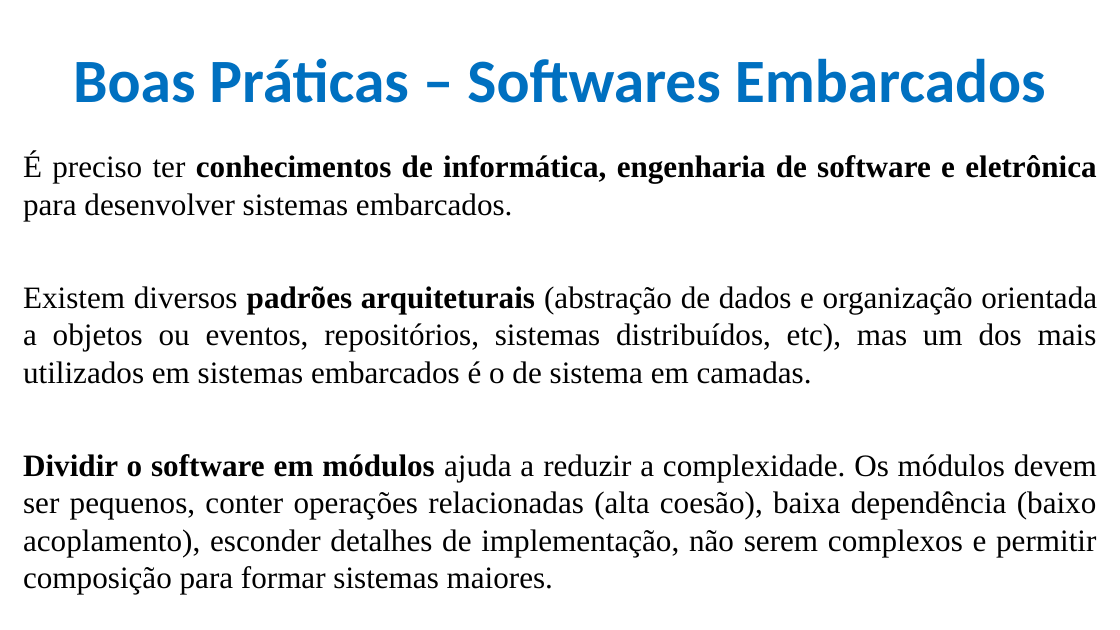
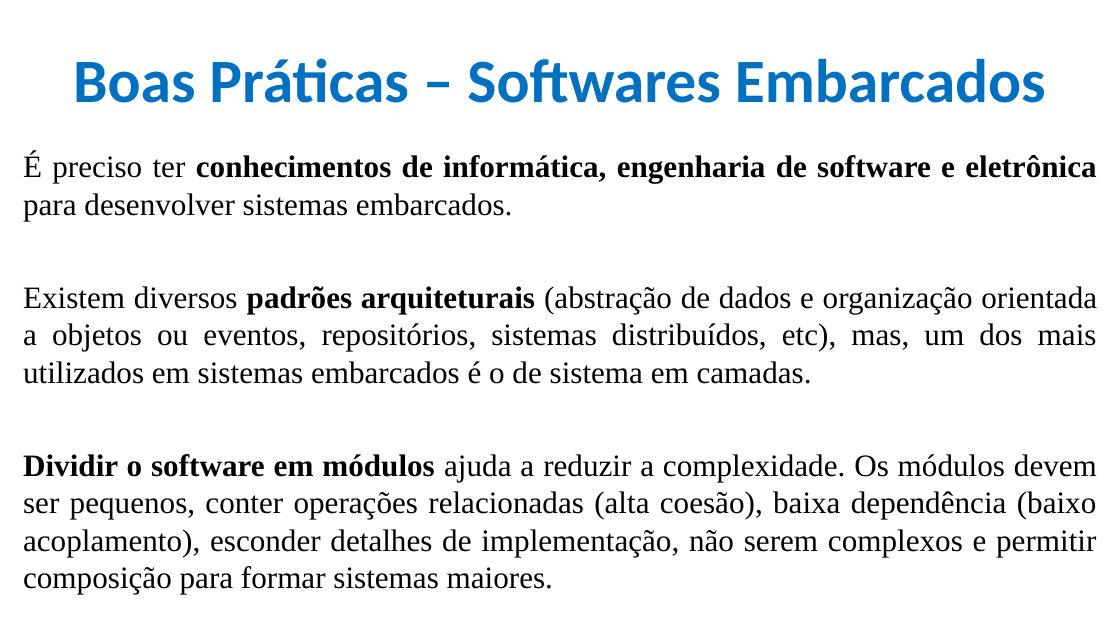
Before and after one commit to CloudEducationBrazil/WydenArea1ProgramacaoMicrocontroladores, a slide deck: slide 4 of 01 Classes/Aula 10 - Programação Microcontroladores - Projetos com Microcontroladores Boas Práticas e Wifi.pptx. Drawn at 1120x630 pixels with LibreOffice and Linux fonts; fonts in the diff are those of the drawing; background and template pictures are left out. Boxes give left, top, right and bottom in pixels: in the first picture for what was removed or moved away, otherwise in the second. Text is boxed around its words. In the diff, an @@ line names an element or a change of style, - is before the commit and + after.

```diff
--- a/01 Classes/Aula 10 - Programação Microcontroladores - Projetos com Microcontroladores Boas Práticas e Wifi.pptx
+++ b/01 Classes/Aula 10 - Programação Microcontroladores - Projetos com Microcontroladores Boas Práticas e Wifi.pptx
@@ text at <box>23,286,1097,384</box>: text changed @@
-Existem diversos padrões arquiteturais (abstração de dados e organização orientada a objetos ou eventos, repositórios, sistemas distribuídos, etc), mas um dos mais utilizados em sistemas embarcados é o de sistema em camadas.
+Existem diversos padrões arquiteturais (abstração de dados e organização orientada a objetos ou eventos, repositórios, sistemas distribuídos, etc), mas, um dos mais utilizados em sistemas embarcados é o de sistema em camadas.
```
Also in this commit, not shown: 5 other slides changed, 1 other file.
